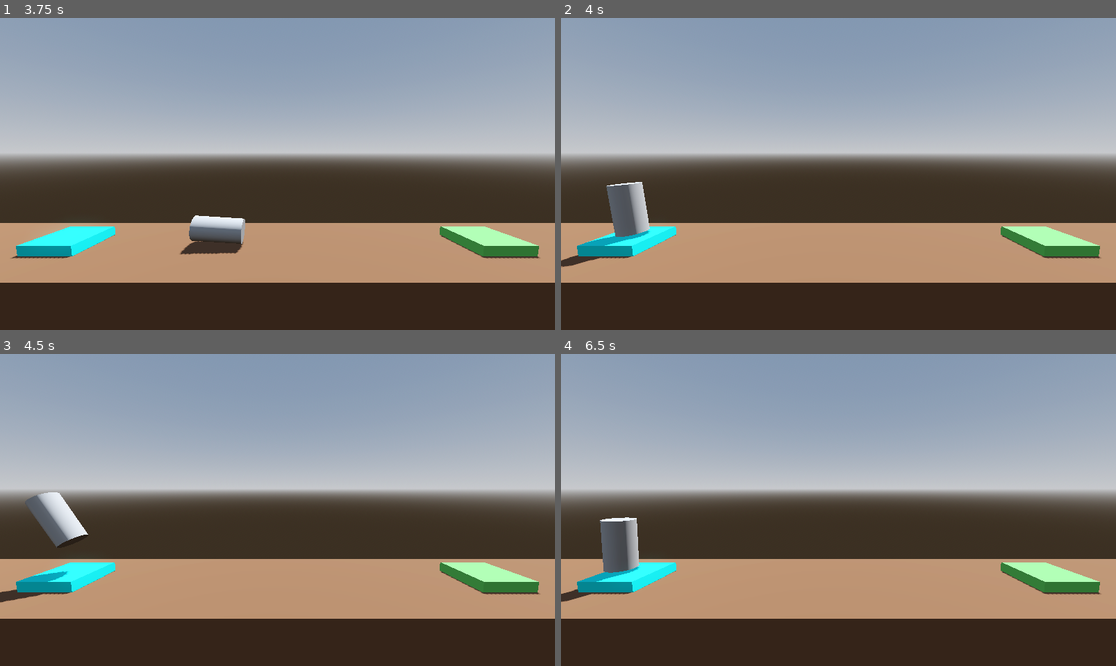
Above: before the commit, frames 1-4 (two rows, left to right).
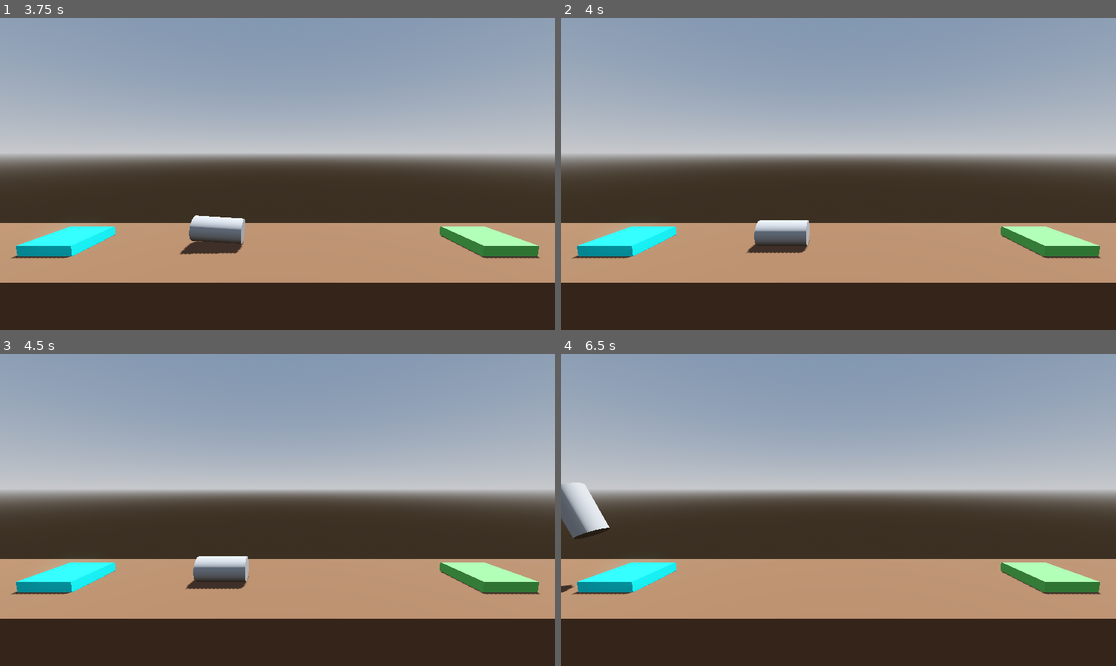
Above: after the commit, the same moments.

Repository: BlueLumin/project-boost
Game: Godot game, scene res://level/level_1.tscn
The game is run twice, just before and just after one commit, with the same random seed, the same clock (stepped at 60 frames per second) and the same inputs. Before the commit the project starts from res://level/level.tscn.
Inputs:
- Up to frame 1 (3.75 s): hold D (rotate_right) 0.53-1.28 s; hold Space (boost) 0.53-1.28 s; hold A (rotate_left) 1.28-2.03 s; tap Space (boost) at 1.35, 2.85 s; hold Space (boost) 2.03-2.78 s; hold D (rotate_right) 2.03-3.53 s; hold A (rotate_left) from 3.53 s (still down); hold Space (boost) from 3.53 s (still down)
- Up to frame 2 (4 s): keep holding A (rotate_left); keep holding Space (boost)
- Up to frame 3 (4.5 s): keep holding A (rotate_left); release Space (boost) at 4.28 s; tap Space (boost) at 4.35 s
- Up to frame 4 (6.5 s): hold Space (boost) 5.03-5.78 s; release A (rotate_left) at 5.78 s; hold D (rotate_right) from 5.78 s (still down); tap Space (boost) at 5.85 s

Frame 1 is identical in both runs. In frame 2, 2.4% of the frame differs, in the area x 0-45%, y 52-80%; in frame 3, 2.4%; in frame 4, 2.3%.

Commit message:
Added new levels and scene changes

Diff:
--- /dev/null
+++ b/level/landing_pad.gd
@@ -0,0 +1,3 @@
+extends CSGBox3D
+
+@export_file("*.tscn") var file_path # * is a placeholder for any characters.
--- /dev/null
+++ b/level/level_1.tscn
@@ -0,0 +1,61 @@
+[gd_scene load_steps=9 format=3 uid="uid://dhus608j7nl4"]
+
+[ext_resource type="Script" path="res://level/landing_pad.gd" id="1_4mm3g"]
+[ext_resource type="PackedScene" uid="uid://cgrutbq8t27wv" path="res://player/player.tscn" id="2_nvx8s"]
+
+[sub_resource type="ProceduralSkyMaterial" id="ProceduralSkyMaterial_dj58c"]
+sky_horizon_color = Color(0.64625, 0.65575, 0.67075, 1)
+ground_horizon_color = Color(0.64625, 0.65575, 0.67075, 1)
+
+[sub_resource type="Sky" id="Sky_1bvuk"]
+sky_material = SubResource("ProceduralSkyMaterial_dj58c")
+
+[sub_resource type="Environment" id="Environment_438t5"]
+background_mode = 2
+sky = SubResource("Sky_1bvuk")
+tonemap_mode = 2
+glow_enabled = true
+
+[sub_resource type="StandardMaterial3D" id="StandardMaterial3D_h65od"]
+albedo_color = Color(0.4, 0.270588, 0.176471, 1)
+
+[sub_resource type="StandardMaterial3D" id="StandardMaterial3D_djbjk"]
+albedo_color = Color(5.39064e-06, 0.837161, 0.837749, 1)
+
+[sub_resource type="StandardMaterial3D" id="StandardMaterial3D_bbpaa"]
+albedo_color = Color(0.360784, 0.72549, 0.32549, 1)
+
+[node name="Level1" type="Node3D"]
+
+[node name="WorldEnvironment" type="WorldEnvironment" parent="."]
+environment = SubResource("Environment_438t5")
+
+[node name="DirectionalLight3D" type="DirectionalLight3D" parent="."]
+transform = Transform3D(-0.866025, -0.433013, 0.25, 0, 0.5, 0.866025, -0.5, 0.75, -0.433013, 0, 0, 0)
+shadow_enabled = true
+
+[node name="Camera3D" type="Camera3D" parent="."]
+transform = Transform3D(1, 0, 0, 0, 0.994582, 0.103956, 0, -0.103956, 0.994582, 0, 3.76234, 8.06686)
+
+[node name="Floor" type="CSGBox3D" parent="." groups=["Hazard"]]
+transform = Transform3D(1, 0, 0, 0, 1, 0, 0, 0, 1, 0, -4, 0)
+use_collision = true
+size = Vector3(30, 8, 5)
+material = SubResource("StandardMaterial3D_h65od")
+
+[node name="LaunchPad" type="CSGBox3D" parent="."]
+transform = Transform3D(1, 0, 0, 0, 1, 0, 0, 0, 1, -8.5, 0.2, 0)
+use_collision = true
+size = Vector3(2, 0.4, 2)
+material = SubResource("StandardMaterial3D_djbjk")
+
+[node name="LandingPad" type="CSGBox3D" parent="." groups=["Goal"]]
+transform = Transform3D(1, 0, 0, 0, 1, 0, 0, 0, 1, 8.5, 0.2, 0)
+use_collision = true
+size = Vector3(2, 0.4, 2)
+material = SubResource("StandardMaterial3D_bbpaa")
+script = ExtResource("1_4mm3g")
+file_path = "res://level/level_2.tscn"
+
+[node name="Player" parent="." instance=ExtResource("2_nvx8s")]
+transform = Transform3D(1, 0, 0, 0, 1, 0, 0, 0, 1, -8.5, 1.4, 0)
--- a/level/level.tscn
+++ b/level/level_2.tscn
@@ -1,6 +1,7 @@
-[gd_scene load_steps=8 format=3 uid="uid://dhus608j7nl4"]
+[gd_scene load_steps=10 format=3 uid="uid://bxa26qiewak4c"]
 
-[ext_resource type="PackedScene" uid="uid://cgrutbq8t27wv" path="res://player/player.tscn" id="1_1137t"]
+[ext_resource type="Script" path="res://level/landing_pad.gd" id="1_wvki7"]
+[ext_resource type="PackedScene" uid="uid://cgrutbq8t27wv" path="res://player/player.tscn" id="2_3caxy"]
 
 [sub_resource type="ProceduralSkyMaterial" id="ProceduralSkyMaterial_dj58c"]
 sky_horizon_color = Color(0.64625, 0.65575, 0.67075, 1)
@@ -18,13 +19,16 @@
 [sub_resource type="StandardMaterial3D" id="StandardMaterial3D_h65od"]
 albedo_color = Color(0.4, 0.270588, 0.176471, 1)
 
+[sub_resource type="StandardMaterial3D" id="StandardMaterial3D_qyqip"]
+albedo_color = Color(0.917008, 0.556675, 0.905991, 1)
+
 [sub_resource type="StandardMaterial3D" id="StandardMaterial3D_djbjk"]
 albedo_color = Color(5.39064e-06, 0.837161, 0.837749, 1)
 
 [sub_resource type="StandardMaterial3D" id="StandardMaterial3D_bbpaa"]
 albedo_color = Color(0.360784, 0.72549, 0.32549, 1)
 
-[node name="Level" type="Node3D"]
+[node name="Level2" type="Node3D"]
 
 [node name="WorldEnvironment" type="WorldEnvironment" parent="."]
 environment = SubResource("Environment_438t5")
@@ -42,6 +46,12 @@
 size = Vector3(30, 8, 5)
 material = SubResource("StandardMaterial3D_h65od")
 
+[node name="Obstacle" type="CSGBox3D" parent="." groups=["Hazard"]]
+transform = Transform3D(1, 0, 0, 0, 1, 0, 0, 0, 1, 0, 1.52124, 0)
+use_collision = true
+size = Vector3(3, 2, 3)
+material = SubResource("StandardMaterial3D_qyqip")
+
 [node name="LaunchPad" type="CSGBox3D" parent="."]
 transform = Transform3D(1, 0, 0, 0, 1, 0, 0, 0, 1, -8.5, 0.2, 0)
 use_collision = true
@@ -53,6 +63,8 @@
 use_collision = true
 size = Vector3(2, 0.4, 2)
 material = SubResource("StandardMaterial3D_bbpaa")
+script = ExtResource("1_wvki7")
+file_path = "res://level/level_3.tscn"
 
-[node name="Player" parent="." instance=ExtResource("1_1137t")]
+[node name="Player" parent="." instance=ExtResource("2_3caxy")]
 transform = Transform3D(1, 0, 0, 0, 1, 0, 0, 0, 1, -8.5, 1.4, 0)
--- /dev/null
+++ b/level/level_3.tscn
@@ -0,0 +1,70 @@
+[gd_scene load_steps=10 format=3 uid="uid://cfay1lr6v0dfr"]
+
+[ext_resource type="Script" path="res://level/landing_pad.gd" id="1_cfngh"]
+[ext_resource type="PackedScene" uid="uid://cgrutbq8t27wv" path="res://player/player.tscn" id="2_g2tlj"]
+
+[sub_resource type="ProceduralSkyMaterial" id="ProceduralSkyMaterial_dj58c"]
+sky_horizon_color = Color(0.64625, 0.65575, 0.67075, 1)
+ground_horizon_color = Color(0.64625, 0.65575, 0.67075, 1)
+
+[sub_resource type="Sky" id="Sky_1bvuk"]
+sky_material = SubResource("ProceduralSkyMaterial_dj58c")
+
+[sub_resource type="Environment" id="Environment_438t5"]
+background_mode = 2
+sky = SubResource("Sky_1bvuk")
+tonemap_mode = 2
+glow_enabled = true
+
+[sub_resource type="StandardMaterial3D" id="StandardMaterial3D_h65od"]
+albedo_color = Color(0.4, 0.270588, 0.176471, 1)
+
+[sub_resource type="StandardMaterial3D" id="StandardMaterial3D_qyqip"]
+albedo_color = Color(0.917008, 0.556675, 0.905991, 1)
+
+[sub_resource type="StandardMaterial3D" id="StandardMaterial3D_djbjk"]
+albedo_color = Color(5.39064e-06, 0.837161, 0.837749, 1)
+
+[sub_resource type="StandardMaterial3D" id="StandardMaterial3D_bbpaa"]
+albedo_color = Color(0.360784, 0.72549, 0.32549, 1)
+
+[node name="Level3" type="Node3D"]
+
+[node name="WorldEnvironment" type="WorldEnvironment" parent="."]
+environment = SubResource("Environment_438t5")
+
+[node name="DirectionalLight3D" type="DirectionalLight3D" parent="."]
+transform = Transform3D(-0.866025, -0.433013, 0.25, 0, 0.5, 0.866025, -0.5, 0.75, -0.433013, 0, 0, 0)
+shadow_enabled = true
+
+[node name="Camera3D" type="Camera3D" parent="."]
+transform = Transform3D(1, 0, 0, 0, 0.994582, 0.103956, 0, -0.103956, 0.994582, 0, 3.76234, 8.06686)
+
+[node name="Floor" type="CSGBox3D" parent="." groups=["Hazard"]]
+transform = Transform3D(1, 0, 0, 0, 1, 0, 0, 0, 1, 0, -4, 0)
+use_collision = true
+size = Vector3(30, 8, 5)
+material = SubResource("StandardMaterial3D_h65od")
+
+[node name="Obstacle" type="CSGBox3D" parent="." groups=["Hazard"]]
+transform = Transform3D(1, 0, 0, 0, 1, 0, 0, 0, 1, 0, 7.0178, 0)
+use_collision = true
+size = Vector3(11.0283, 3.22961, 3)
+material = SubResource("StandardMaterial3D_qyqip")
+
+[node name="LaunchPad" type="CSGBox3D" parent="."]
+transform = Transform3D(1, 0, 0, 0, 1, 0, 0, 0, 1, -8.5, 0.2, 0)
+use_collision = true
+size = Vector3(2, 0.4, 2)
+material = SubResource("StandardMaterial3D_djbjk")
+
+[node name="LandingPad" type="CSGBox3D" parent="." groups=["Goal"]]
+transform = Transform3D(1, 0, 0, 0, 1, 0, 0, 0, 1, 8.5, 0.2, 0)
+use_collision = true
+size = Vector3(2, 0.4, 2)
+material = SubResource("StandardMaterial3D_bbpaa")
+script = ExtResource("1_cfngh")
+file_path = "res://level/level.tscn"
+
+[node name="Player" parent="." instance=ExtResource("2_g2tlj")]
+transform = Transform3D(1, 0, 0, 0, 1, 0, 0, 0, 1, -8.5, 1.4, 0)
--- a/player/player.gd
+++ b/player/player.gd
@@ -3,6 +3,8 @@
 
 @export_range(750.0, 3000.0) var thurst: float = 1000.0 ## How much vertical force to apply when moving.
 @export var torque_thrust: float = 100.0 ## The torque thrust to apply when rotating.
+
+var is_transitioning: bool = false
 
 
 func _process(delta: float) -> void:
@@ -17,12 +19,33 @@
 
 
 func crash_sequence() -> void:
-	get_tree().call_deferred("reload_current_scene")
+	print("Crashed.")
+	set_process(false)
+	is_transitioning = true
+
+	var tween = create_tween()
+	tween.tween_interval(1.0)
+	tween.tween_callback(get_tree().reload_current_scene)
+
+
+func complete_level(next_level_file: String) -> void:
+	print("Level complete.")
+	set_process(false)
+	is_transitioning = true
+
+	var tween = create_tween()
+	tween.tween_interval(1.0)
+	tween.tween_callback(
+		get_tree().change_scene_to_file.bind(next_level_file)
+	)
 
 
 func _on_body_entered(body: Node) -> void:
+	if is_transitioning:
+		return
+
 	if body.is_in_group("Goal"):
-		print("You Win!")
+		complete_level(body.file_path)
 
 	if body.is_in_group("Hazard"):
 		crash_sequence()
--- a/project.godot
+++ b/project.godot
@@ -11,7 +11,7 @@
 [application]
 
 config/name="Project Boost"
-run/main_scene="res://level/level.tscn"
+run/main_scene="res://level/level_1.tscn"
 config/features=PackedStringArray("4.3", "Forward Plus")
 config/icon="res://icon.svg"
 
